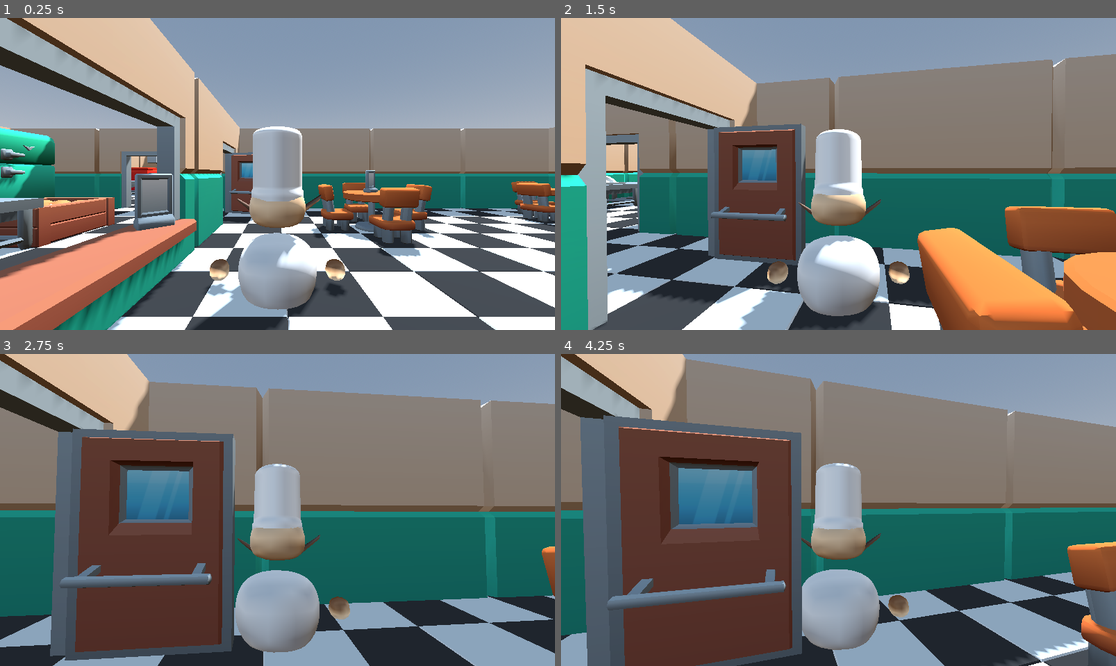
Above: before the commit, frames 1-4 (two rows, left to right).
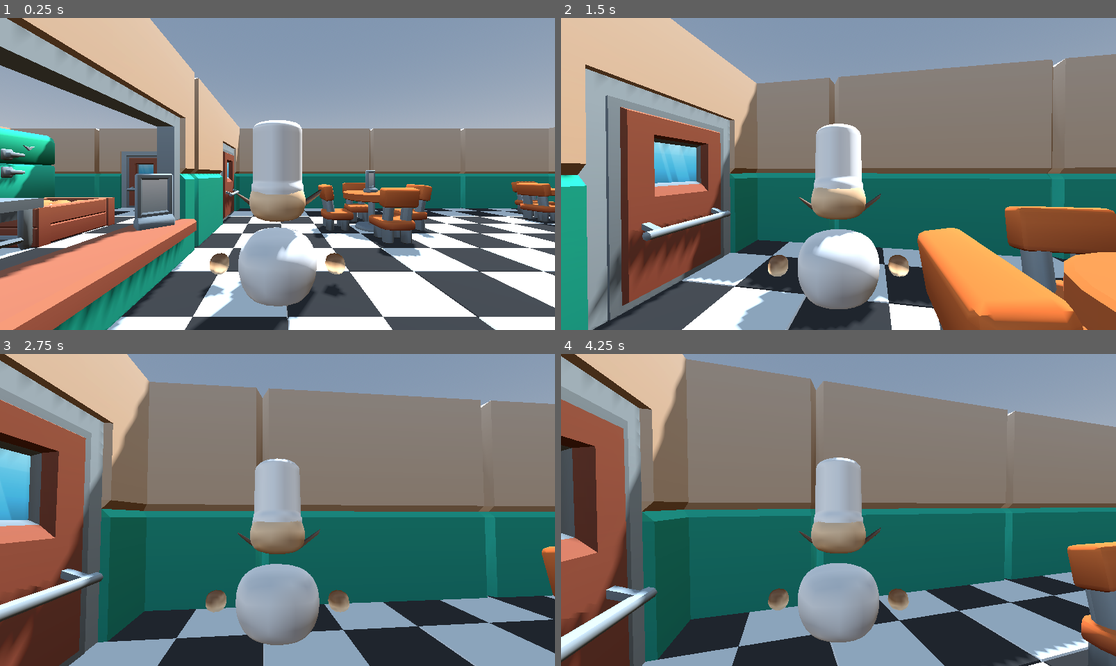
Above: after the commit, the same moments.

Repository: Alexandre74739/Chaos-Kitchen
Game: Godot game, scene res://main.tscn
Same seed, same stepped clock (60 frames per second), same inputs: the game is played once before the commit and once after it.
Inputs (mouse positions are in pixels of both pictures, inside the frame that each line leads up to):
- Up to frame 1 (0.25 s): no input
- Up to frame 2 (1.5 s): move the mouse to (866, 174) at 0.52 s; hold E (interact) 0.53-1.28 s; hold W (move_forward) from 0.53 s (still down); move the mouse to (810, 174) at 1.27 s; tap E (interact) at 1.35 s
- Up to frame 3 (2.75 s): keep holding W (move_forward); move the mouse to (288, 503) at 2.02 s; hold E (interact) from 2.03 s (still down)
- Up to frame 4 (4.25 s): keep holding W (move_forward); move the mouse to (832, 516) at 2.77 s; release E (interact) at 2.78 s; tap E (interact) at 2.85 s; move the mouse to (877, 513) at 3.52 s; hold E (interact) from 3.53 s (still down)

The runs differ from the first frame. In frame 1, 4.2% of the frame differs, in the area x 20-63%, y 32-100%; in frame 2, 23%; in frame 3, 33%; in frame 4, 35%, in the area x 0-63%, y 10-100%.

Commit message:
modification de la gestion de l'ambiance et des portes, ajout de la boucle infinie pour l'ambiance et simplification de la logique d'ouverture de la porte

Diff:
--- a/entities/personnages/player.tscn
+++ b/entities/personnages/player.tscn
@@ -79,7 +79,7 @@
 libraries/ = SubResource("AnimationLibrary_i0ma1")
 
 [node name="Luigi" parent="LeanPivot" unique_id=1924431096 instance=ExtResource("Luigi_glb")]
-transform = Transform3D(-4.3711392e-08, 0, 1, 0, 1, 0, -1, 0, -4.3711392e-08, 0, -1.2495492, 0)
+transform = Transform3D(-4.3711392e-08, 0, 1, 0, 1, 0, -1, 0, -4.3711392e-08, 0, -1.0717094, 0)
 
 [node name="CameraRoot" type="Node3D" parent="." unique_id=690350155]
 transform = Transform3D(1, 0, 0, 0, 1, 0, 0, 0, 1, 0, 1.5, 0)
--- a/scripts/audio_manager.gd
+++ b/scripts/audio_manager.gd
@@ -73,7 +73,7 @@
 	musique_player.volume_db = volume
 	musique_player.play()
 
-# ── Lance l'ambiance en boucle ────────────────────────────
+# ── Lance l'ambiance en boucle infinie ───────────────────
 func jouer_ambiance(nom: String, volume: float = -6.0):
 	if not catalogue.has(nom):
 		push_error("AudioManager : ambiance introuvable → " + nom)
@@ -83,29 +83,22 @@
 	if stream == null:
 		return
 
-	# Boucle selon le format
-	if stream is AudioStreamMP3:
-		stream.loop = true
-	elif stream is AudioStreamWAV:
-		stream.loop_mode = AudioStreamWAV.LOOP_FORWARD
-	elif stream is AudioStreamOggVorbis:
-		stream.loop = true
+	ambiance_player.stream      = stream
+	ambiance_player.volume_db   = volume
+	ambiance_player.pitch_scale = 1.0
 
-	ambiance_player.stream    = stream
-	ambiance_player.volume_db = volume
+	if not ambiance_player.finished.is_connected(_on_ambiance_finie):
+		ambiance_player.finished.connect(_on_ambiance_finie)
 
-	# Active la boucle sur le stream
-	if stream is AudioStreamMP3:
-		stream.loop = true
-	elif stream is AudioStreamWAV:
-		stream.loop_mode = AudioStreamWAV.LOOP_FORWARD
+	ambiance_player.play()
 
-	ambiance_player.stream    = stream
-	ambiance_player.volume_db = volume
+func _on_ambiance_finie():
 	ambiance_player.play()
 
 # ── Arrête l'ambiance ─────────────────────────────────────
 func arreter_ambiance():
+	if ambiance_player.finished.is_connected(_on_ambiance_finie):
+		ambiance_player.finished.disconnect(_on_ambiance_finie)
 	ambiance_player.stop()
 
 # ── Arrête la musique principale ──────────────────────────
--- a/scripts/main.gd
+++ b/scripts/main.gd
@@ -2,4 +2,4 @@
 
 func _ready():
 	# Joue l'intro puis lance l'ambiance
-	AudioManager.jouer_musique("ambiance")
+	AudioManager.jouer_ambiance("ambiance")
--- a/scripts/porte.gd
+++ b/scripts/porte.gd
@@ -51,38 +51,21 @@
 				print("Porte fermée")
 
 func _on_body_entered(body):
-	if body is CharacterBody3D:
-		if etat == EtatPorte.FERMEE:
-			AudioManager.jouer_sfx("porte")
-			etat = EtatPorte.OUVERTURE
-
+	if not body is CharacterBody3D:
+		return
 	joueurs_zone += 1
-
 	if etat == EtatPorte.FERMEE:
-		# Détecte de quel côté arrive le joueur
-		# to_local() convertit la position du joueur en coordonnées locales de la porte
 		var pos_locale = to_local(body.global_position)
-
-		# Si le joueur est du côté positif Z → ouvre dans un sens
-		# Si côté négatif Z → ouvre dans l'autre sens
-		if pos_locale.z > 0:
-			angle_cible = angle_ouverture
-		else:
-			angle_cible = -angle_ouverture
-
+		angle_cible = angle_ouverture if pos_locale.z > 0 else -angle_ouverture
 		timer_ferme = delai_fermeture
+		AudioManager.jouer_sfx("porte")
 		etat = EtatPorte.OUVERTURE
 		print("Porte : ouverture vers " + str(angle_cible) + "°")
 
 func _on_body_exited(body):
 	if not body is CharacterBody3D:
 		return
-	joueurs_zone -= 1
-	# Démarre le timer de fermeture quand le joueur quitte
+	joueurs_zone = max(0, joueurs_zone - 1)
 	if joueurs_zone <= 0:
-		joueurs_zone = 0
 		timer_ferme = delai_fermeture
 		print("Joueur parti — fermeture dans " + str(delai_fermeture) + "s")
-
-func _on_zone_detection_body_entered(body: Node3D) -> void:
-	_on_body_entered(body)
Not shown, changed: audio/musique/ambiance.WAV.import
